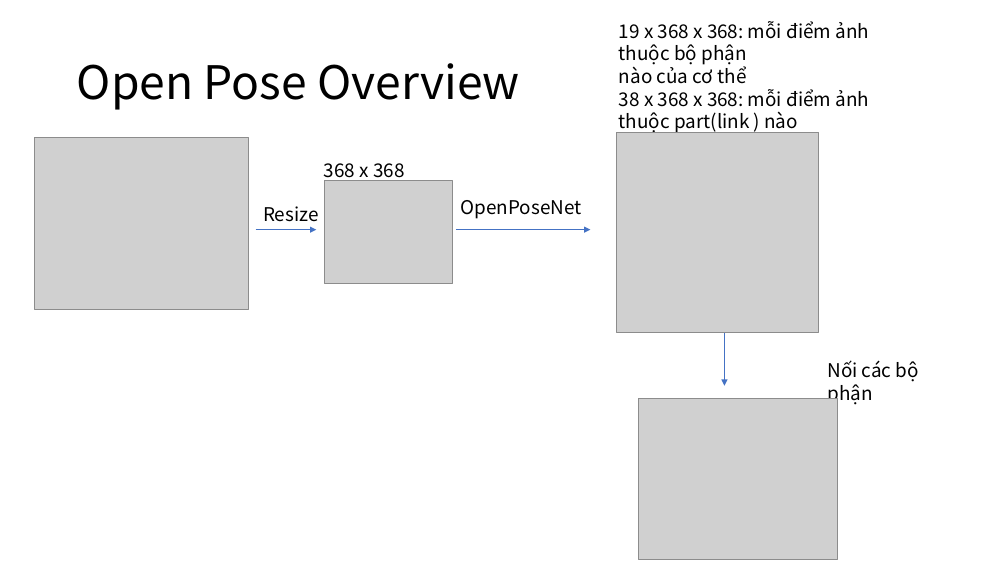
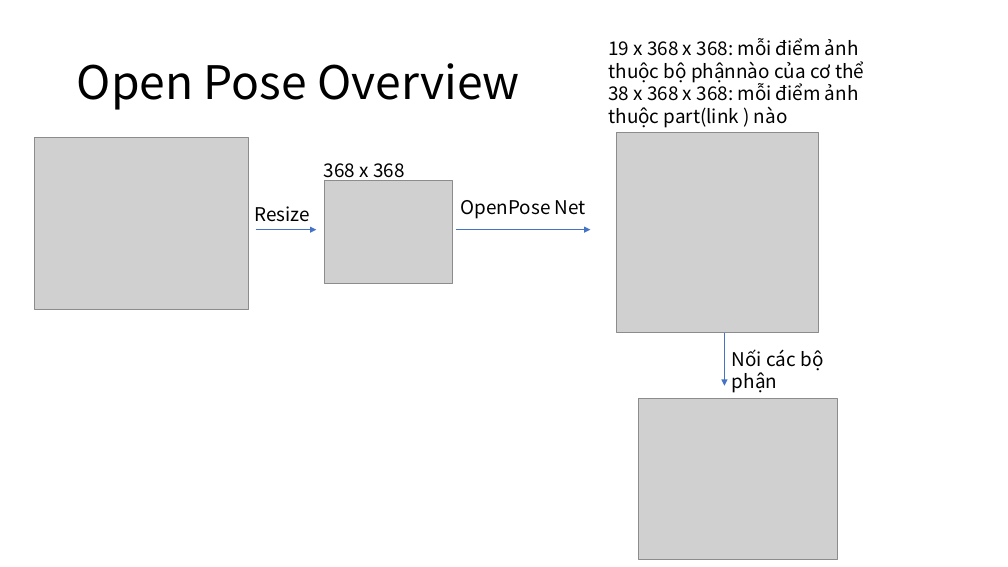
Before and after one commit to makotovnjp/Talent5OpenPose, a slide deck: slide 10 of doc/Talent5OpenPoseWeek1.pptx. Drawn at 1008x567 pixels with LibreOffice and Linux fonts; fonts in the diff are those of the drawing; grey boxes stand for pictures. Boxes give left, top, right and bottom in pixels: in the first picture for what was removed or moved away, otherwise in the second. Text is boxed around its words. In the diff, an @@ line names an element or a change of style, - is before the commit and + after.

```diff
--- a/doc/Talent5OpenPoseWeek1.pptx
+++ b/doc/Talent5OpenPoseWeek1.pptx
@@ text "19 x 368 x 368: ...": place and size @@
-text "19 x 368 x 368: ..." at [619,21,869,134]
+text "19 x 368 x 368: ..." at [608,38,864,128]
@@ text at [608,38,864,83]: text changed @@
-19 x 368 x 368: mỗi điểm ảnh thuộc bộ phận
-nào của cơ thể
+19 x 368 x 368: mỗi điểm ảnh thuộc bộ phậnnào của cơ thể
@@ text "Resize" rewrapped from [263,206,319,227] to [254,206,310,222] @@
@@ text at [461,200,586,219]: spaces changed @@
-OpenPoseNet
+OpenPose Net
@@ text "Nối các bộ phận": place and size @@
-text "Nối các bộ phận" at [827,360,919,406]
+text "Nối các bộ phận" at [732,349,823,393]
```
Also in this commit, not shown: 5 other slides changed, 1 slide added, 2 other files.
